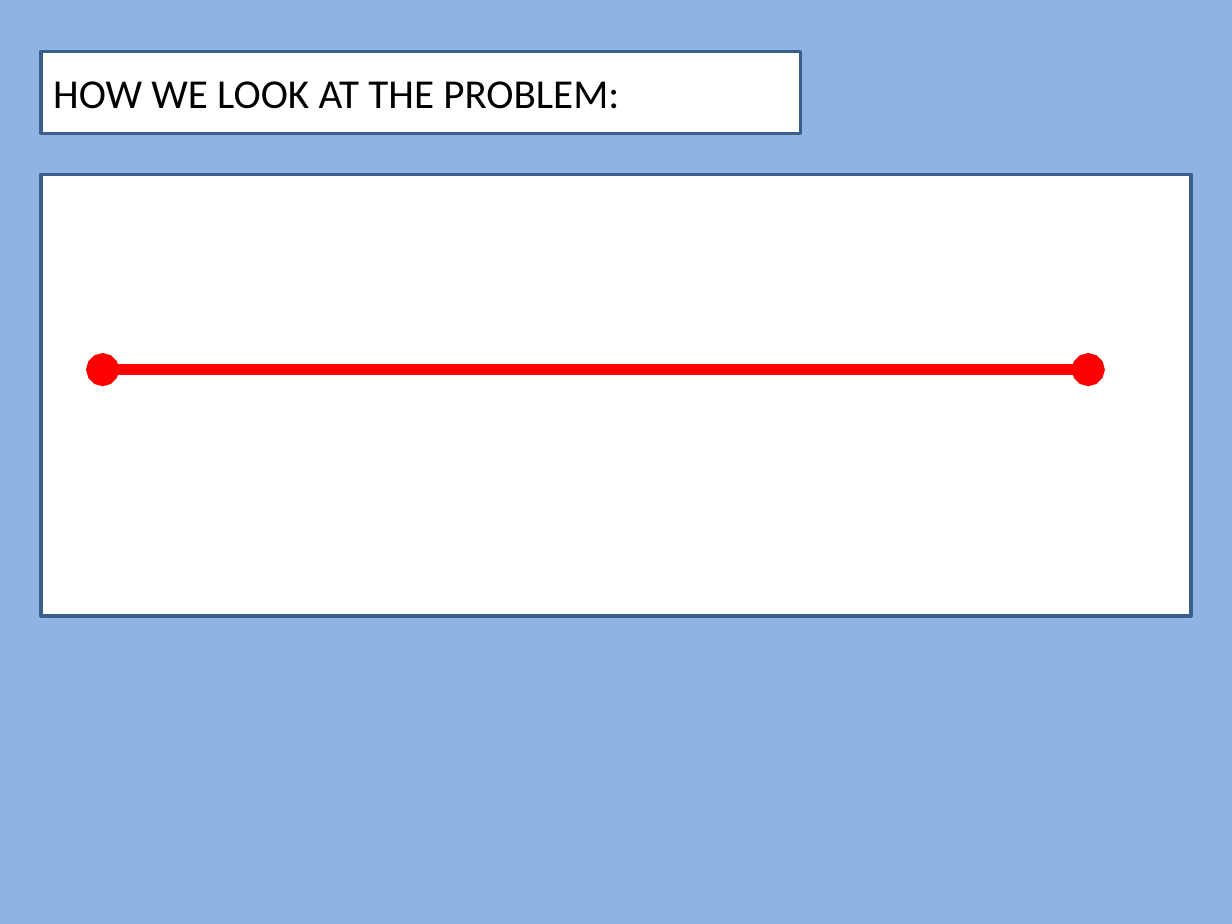
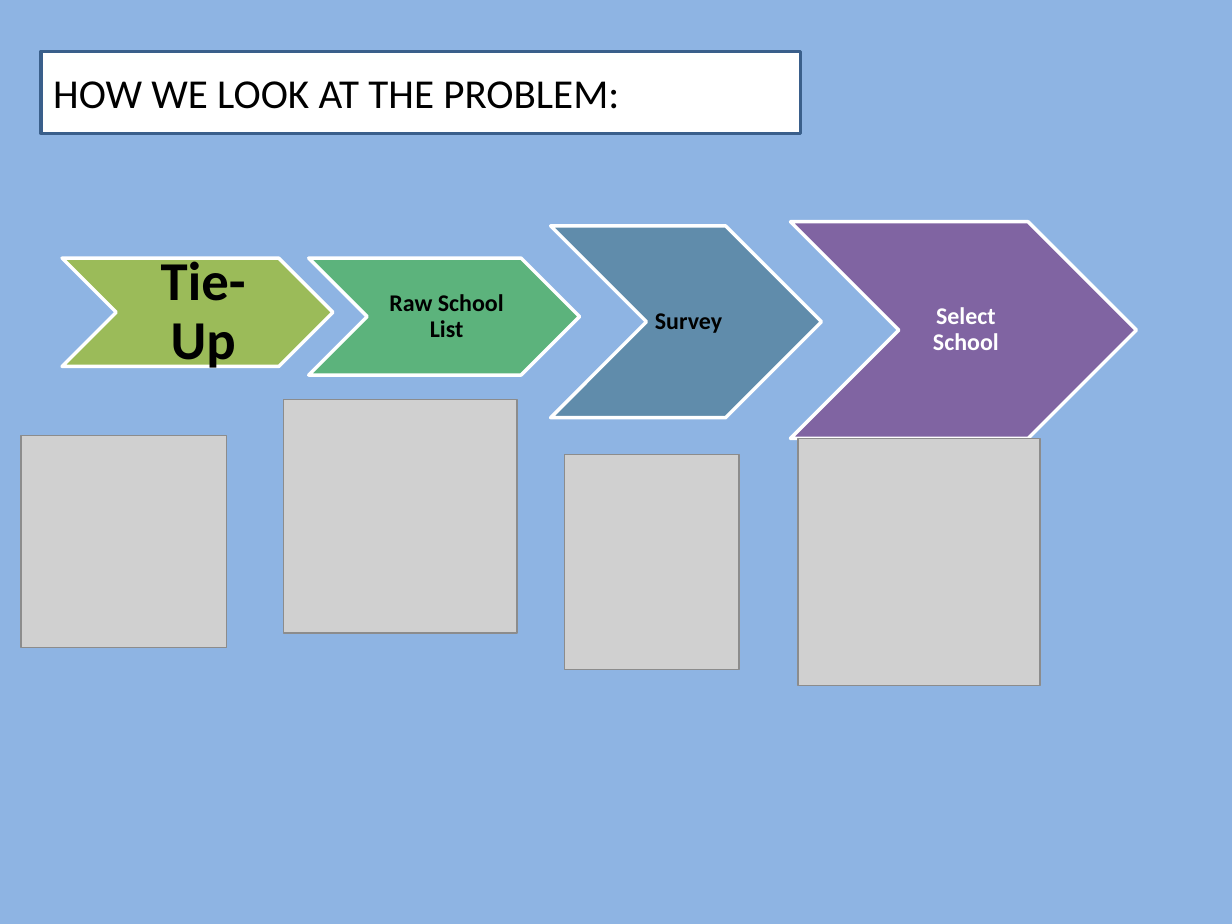
Before and after one commit to T4SG/Mumbai-Team-5, a slide deck: slide 2 of pptcfg.pptx. Drawn at 1232x924 pixels with LibreOffice and Linux fonts; fonts in the diff are those of the drawing; grey boxes stand for pictures. Boxes give left, top, right and bottom in pixels: in the first picture for what was removed or moved away, otherwise in the second. Text is boxed around its words. In the diff, an @@ line names an element or a change of style, - is before the commit and + after.

```diff
--- a/pptcfg.pptx
+++ b/pptcfg.pptx
@@ rectangle removed at [41, 175, 1190, 616] @@
@@ group added at [62, 222, 1137, 439]: 4 chevrons, 4 texts @@
+Tie-Up
+Raw School List
+Survey
+Select School
@@ double arrow removed from (102, 370) to (1088, 370) @@
@@ picture added at [283, 399, 517, 633] @@
@@ picture added at [21, 436, 227, 648] @@
@@ picture added at [798, 439, 1040, 685] @@
@@ picture added at [564, 455, 739, 670] @@
```
Also in this commit, not shown: 1 other slide changed, 2 slides added, 2 slides removed, 1 other file.
